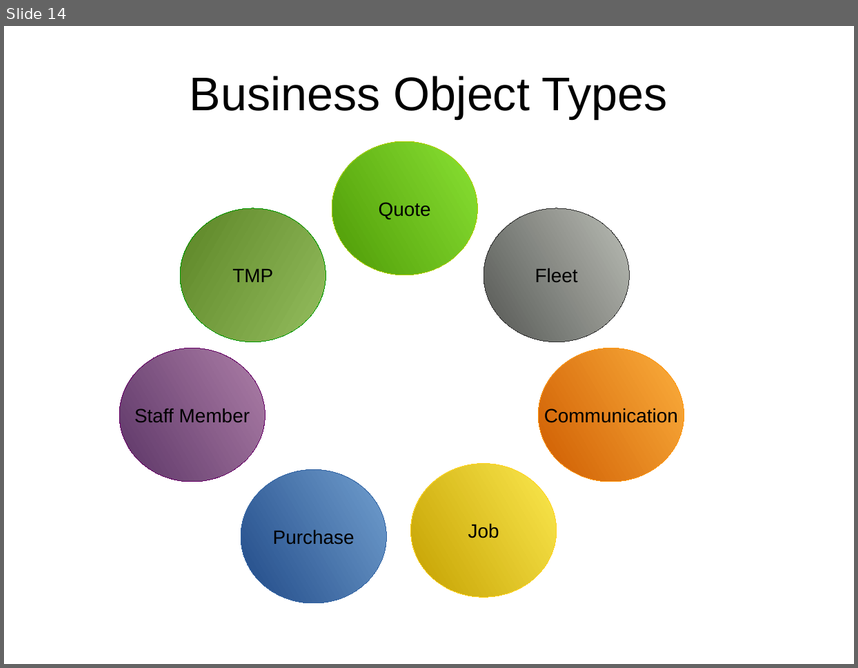
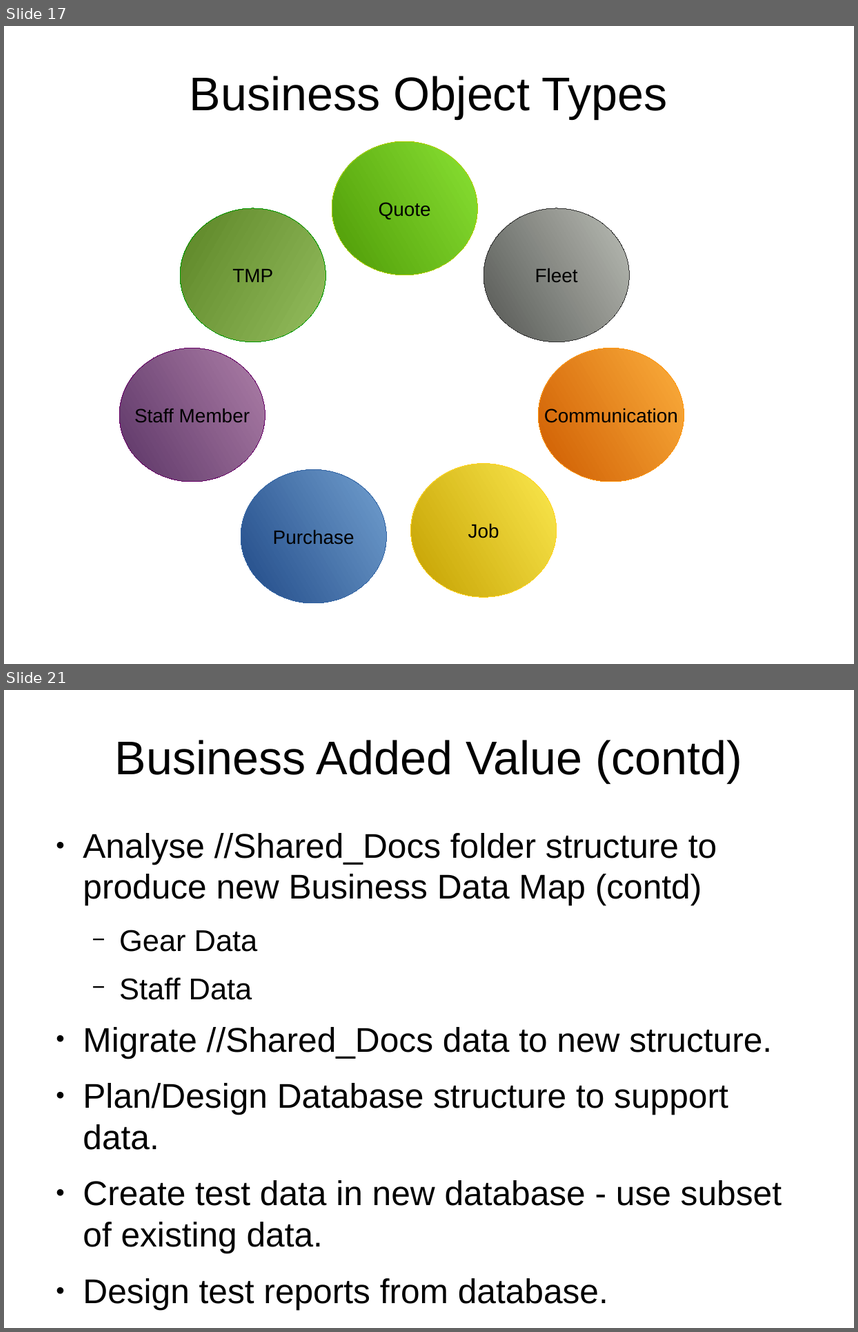
Before and after one commit to monkeysh1ne/TMNZ_Stuff, a slide deck: Workflows BP Models.odp. Shown one above the other, each under a label of ours: slide 14 before the commit, slides 17 and 21 after it; the slides between them are not shown. The pictures are 858x668 and 858x1332 pixels, drawn with LibreOffice and Linux fonts; fonts in the diff are those of the drawing. Boxes give left, top, right and bottom in pixels: in the first picture for what was removed or moved away, otherwise in the second. Text is boxed around its words. In the diff, an @@ line names an element or a change of style, - is before the commit and + after.

Commit message:
Added 'ROI, Title Page, TOC & Introduction' in 'Workflows BP Models' presentation.

```diff
--- a/Workflows BP Models.odp
+++ b/Workflows BP Models.odp
@@ slide 21 added at (x1=4, y1=690, x2=854, y2=1328), background #FFFFFF @@
@@ title added at (x1=115, y1=740, x2=742, y2=782), 44 pt, text #000000 @@
+Business Added Value (contd)
@@ text added at (x1=83, y1=833, x2=782, y2=1309), 32 pt, text #000000 @@
+● Analyse //Shared_Docs folder structure to produce new Business Data Map (contd)
+  − Gear Data
+  − Staff Data
+● Migrate //Shared_Docs data to new structure.
+● Plan/Design Database structure to support data.
+● Create test data in new database - use subset of existing data.
+● Design test reports from database.
@@ what was slide 14 is now slide 17 @@
```
Also in this commit, not shown: 2 slides changed, 8 other slides added, 1 other file.
